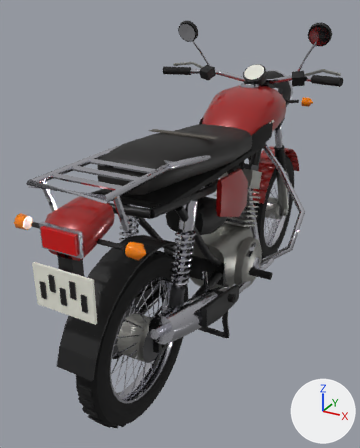
Renders of the Blender file blender/veh/veh_zem.blend from each side of a commit.
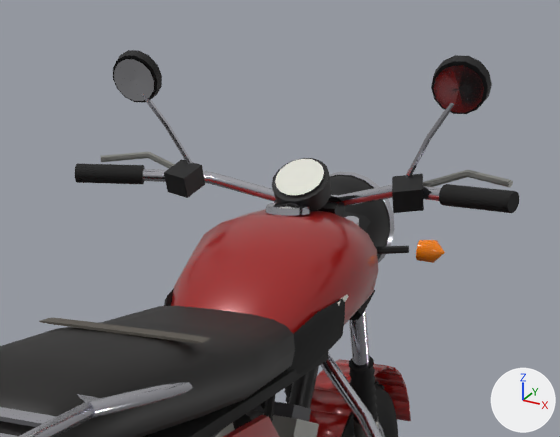
Each version appears first whole from a camera (50 mm lens) standing at (0.82, -1.81, 1.36) and looking at (-0.13, -0.1, 0.5), and next in a close-up on the part from 37% to 100% of the width and 0% to 40% of the height. The lights are fixed; the arrows at lower right show +X, +Y and +Z. The first two pictures are the older version.

Objects in the first close-up: 'zem_cadre', 'zem_direction', 'zem_garde_boue_av', 'zem_roue_av'.
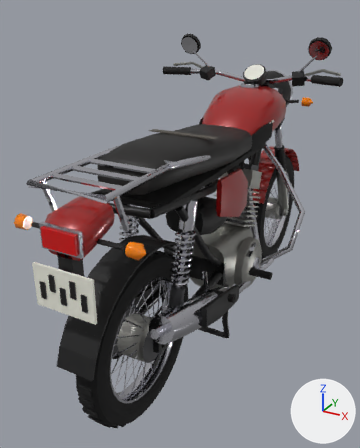
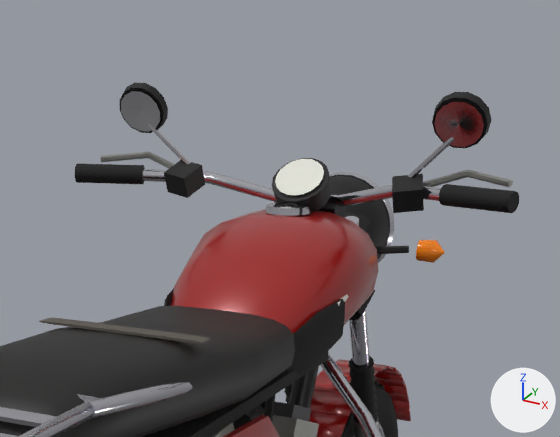
What differs and where, as boxes (x1, y1, x2, y2) in the close-ups (560 x 437 px; the box of a moved part takes in the faces that stretch with it):
'zem_direction', reshaped
    before: (75, 50, 519, 437)
    after: (75, 83, 519, 437)
part 1 of me_zem_direction, moved or reshaped
    before: (113, 50, 162, 102)
    after: (120, 83, 168, 133)
part 2 of me_zem_direction, moved or reshaped
    before: (114, 59, 154, 101)
    after: (121, 91, 160, 132)
part 3 of me_zem_direction, moved or reshaped
    before: (431, 55, 492, 114)
    after: (432, 92, 491, 148)
part 4 of me_zem_direction, moved or reshaped
    before: (434, 66, 484, 113)
    after: (434, 102, 484, 147)
part 5 of me_zem_direction, moved or reshaped
    before: (141, 93, 193, 164)
    after: (147, 124, 191, 164)
part 6 of me_zem_direction, moved or reshaped
    before: (405, 103, 454, 178)
    after: (408, 137, 454, 178)

The change, as a list of edits to the scene's bpy script:
```text
Change me_zem_direction:
    used by ob_zem_direction; parent = ob_piv_guidon; location = (0.0, 0.0, 0.0)
    remove me_zem_direction.from_pydata(...)  # 1368 vertices, 1042 faces; spans x -0.405..0.405, y -0.146..0.2, z -0.687..0.391
    add me_zem_direction.from_pydata(...)  # 1368 vertices, 1042 faces; spans x -0.405..0.405, y -0.146..0.2, z -0.687..0.331
    me_zem_direction part 1: the loose piece of 56 vertices spanning x -0.337..-0.243, y -0.04..-0.02, z 0.299..0.391 is moved by (0.0, 0.0, -0.06)
    me_zem_direction part 2: the loose piece of 28 vertices spanning x -0.33..-0.25, y -0.044..-0.042, z 0.306..0.384 is moved by (0.0, 0.0, -0.06)
    me_zem_direction part 3: the loose piece of 56 vertices spanning x 0.243..0.337, y -0.04..-0.02, z 0.299..0.391 is moved by (0.0, 0.0, -0.06)
    me_zem_direction part 4: the loose piece of 28 vertices spanning x 0.25..0.33, y -0.044..-0.042, z 0.306..0.384 is moved by (0.0, 0.0, -0.06)
    me_zem_direction part 5
    me_zem_direction.vertices[1115].co: (-0.204, -0.047, 0.178) -> (-0.203, -0.047, 0.177)
    me_zem_direction.vertices[1116].co: (-0.204, -0.052, 0.178) -> (-0.203, -0.052, 0.177)
    me_zem_direction.vertices[1118].co: (-0.196, -0.053, 0.182) -> (-0.197, -0.053, 0.183)
    me_zem_direction.vertices[1119].co: (-0.196, -0.048, 0.182) -> (-0.197, -0.048, 0.183)
    me_zem_direction.vertices[1120].co: (-0.239, -0.04, 0.26) -> (-0.239, -0.04, 0.22)  # pixel (168, 124) -> pixel (172, 144)
    me_zem_direction.vertices[1121].co: (-0.243, -0.042, 0.258) -> (-0.243, -0.042, 0.217)
    me_zem_direction.vertices[1122].co: (-0.244, -0.047, 0.258) -> (-0.243, -0.047, 0.217)  # pixel (164, 127) -> pixel (169, 147)
    me_zem_direction.vertices[1123].co: (-0.241, -0.05, 0.26) -> (-0.241, -0.05, 0.22)  # pixel (165, 127) -> pixel (169, 147)
    me_zem_direction.vertices[1124].co: (-0.237, -0.048, 0.262) -> (-0.237, -0.048, 0.223)  # pixel (167, 125) -> pixel (171, 145)
    me_zem_direction.vertices[1125].co: (-0.236, -0.043, 0.262) -> (-0.237, -0.043, 0.223)  # pixel (169, 124) -> pixel (172, 143)
    me_zem_direction.vertices[1126].co: (-0.279, -0.035, 0.32) -> (-0.279, -0.035, 0.26)
    me_zem_direction.vertices[1127].co: (-0.283, -0.037, 0.318) -> (-0.283, -0.037, 0.257)
    me_zem_direction.vertices[1128].co: (-0.284, -0.042, 0.318) -> (-0.283, -0.042, 0.257)  # pixel (140, 94) -> pixel (146, 125)
    me_zem_direction.vertices[1129].co: (-0.281, -0.045, 0.32) -> (-0.281, -0.045, 0.26)  # pixel (141, 93) -> pixel (147, 124)
    me_zem_direction.vertices[1130].co: (-0.277, -0.043, 0.322) -> (-0.277, -0.043, 0.263)  # pixel (143, 92) -> pixel (149, 122)
    me_zem_direction.vertices[1131].co: (-0.276, -0.038, 0.322) -> (-0.277, -0.038, 0.263)
    me_zem_direction part 6: 16 of 1368 vertices moved; they spanned x 0.196..0.284, y -0.053..-0.035, z 0.178..0.322 and now span x 0.197..0.283, y -0.053..-0.035, z 0.177..0.263; mean shift (0.0, 0.0, -0.037); largest move (0.284, -0.042, 0.318) -> (0.283, -0.042, 0.257)
```
